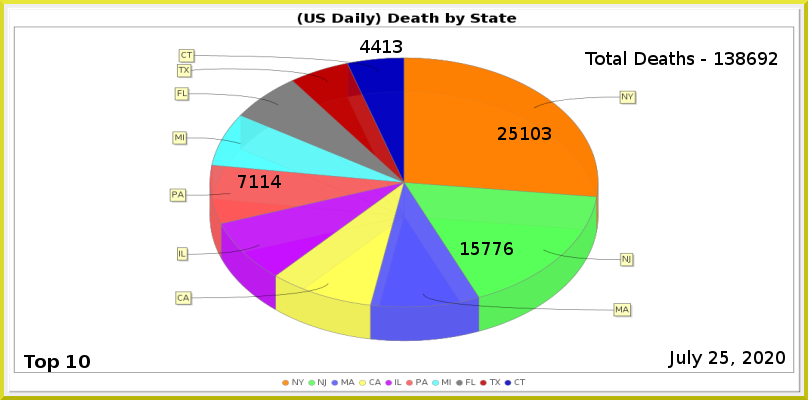
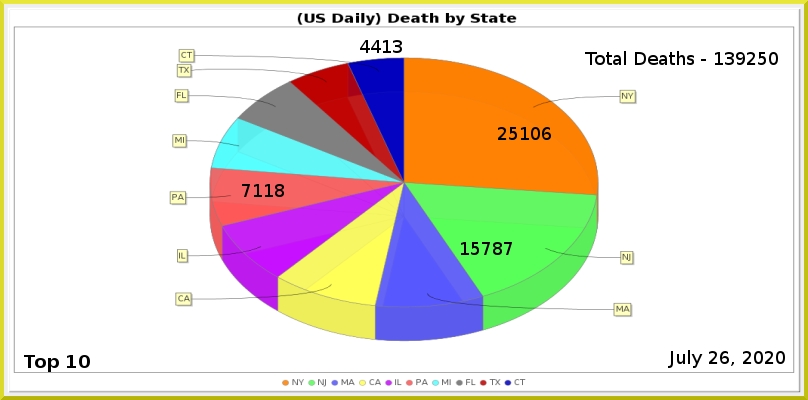
Layer changes from the first w=808, h=400 image to the second:
painted on "PA" over [238, 175, 284, 197]
painted on "NJ" over [493, 242, 513, 255]
painted on "NY" over [542, 127, 551, 140]
renamed "Total Deaths - 138692" to "Total Deaths - 139250", painted on it over [736, 52, 778, 65]
painted on "Current Date" over [720, 351, 729, 364]
painted on "Death_by_State.png" over [169, 48, 637, 342]
